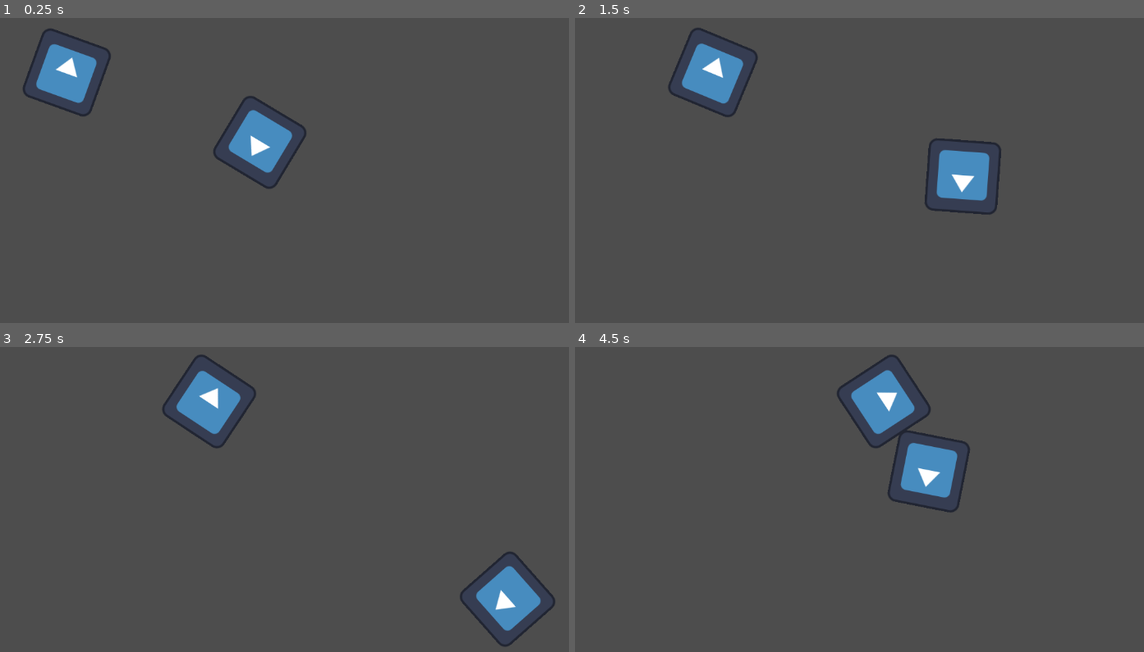
Above: before the commit, frames 1-4 (two rows, left to right).
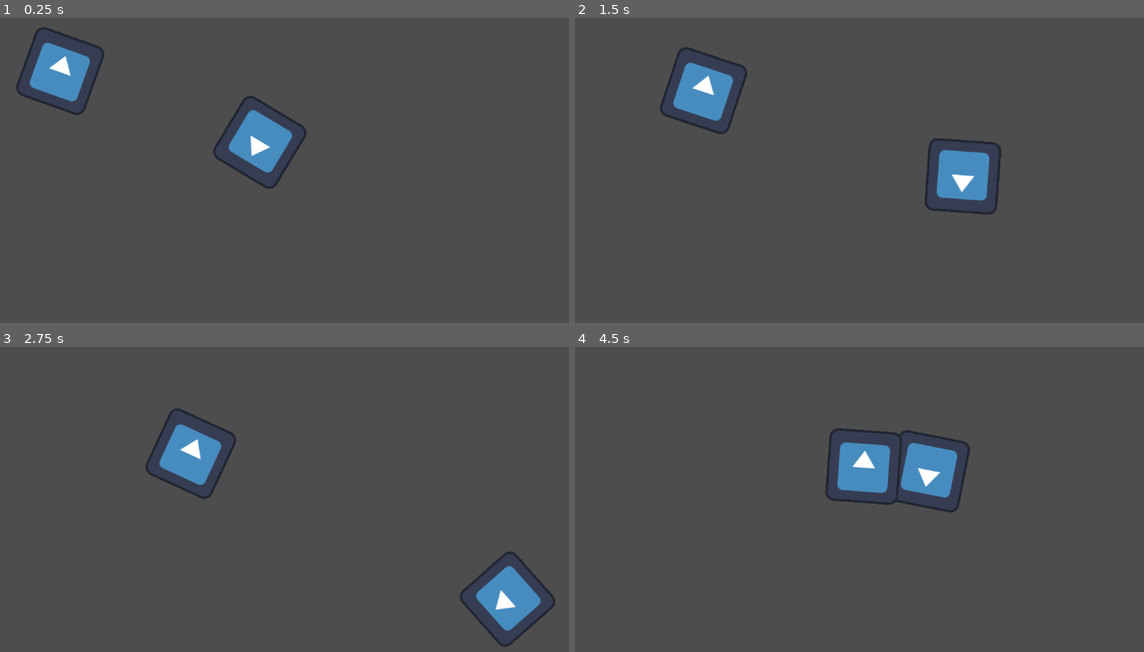
Above: after the commit, the same moments.

Repository: PedroJColon/brackysjam2024
Game: Godot game, scene res://scenes/sandbox.tscn
Same seed, same stepped clock (60 frames per second), same inputs: the game is played once before the commit and once after it. The engine's default icon, where the game draws it, is replaced by a stand-in: a white triangle on a blue panel in a dark square.
Inputs (mouse positions are in pixels of both pictures, inside the frame that each line leads up to):
- Up to frame 1 (0.25 s): no input
- Up to frame 2 (1.5 s): move the mouse to (973, 121) at 0.52 s; hold D (move_right) 0.53-1.28 s; click (973, 121) at 0.67 s; move the mouse to (700, 158) at 1.27 s; hold S (move_down) from 1.28 s (still down)
- Up to frame 3 (2.75 s): move the mouse to (318, 386) at 2.02 s; release S (move_down) at 2.03 s; hold D (move_right) from 2.03 s (still down)
- Up to frame 4 (4.5 s): move the mouse to (796, 542) at 2.77 s; release D (move_right) at 2.78 s; hold W (move_up) 2.78-3.53 s; click (796, 542) at 2.92 s; move the mouse to (1024, 523) at 3.52 s; hold A (move_left) from 3.53 s (still down); move the mouse to (631, 414) at 4.27 s

The runs differ from the first frame. In frame 1, 1.1% of the frame differs, in the area x 2-20%, y 2-33%; in frame 2, 2.0%; in frame 3, 3.4%; in frame 4, 3.6%, in the area x 44-63%, y 2-52%.

Commit message:
Add drone enemy and set basic following behaivor

Diff:
--- /dev/null
+++ b/scenes/drone.tscn
@@ -0,0 +1,25 @@
+[gd_scene load_steps=5 format=3 uid="uid://cpicu3eeqeyvy"]
+
+[ext_resource type="Script" path="res://src/drone.gd" id="1_u4esf"]
+[ext_resource type="Texture2D" uid="uid://bxpjhevftx7c2" path="res://icon.svg" id="2_p6bal"]
+
+[sub_resource type="RectangleShape2D" id="RectangleShape2D_vtfoh"]
+
+[sub_resource type="CircleShape2D" id="CircleShape2D_t6kxk"]
+
+[node name="drone" type="CharacterBody2D"]
+script = ExtResource("1_u4esf")
+
+[node name="CollisionShape2D" type="CollisionShape2D" parent="."]
+shape = SubResource("RectangleShape2D_vtfoh")
+disabled = true
+
+[node name="Sprite2D" type="Sprite2D" parent="."]
+texture = ExtResource("2_p6bal")
+
+[node name="Area2D" type="Area2D" parent="."]
+
+[node name="CollisionShape2D" type="CollisionShape2D" parent="Area2D"]
+shape = SubResource("CircleShape2D_t6kxk")
+
+[connection signal="body_entered" from="Area2D" to="." method="_on_area_2d_body_entered"]
--- a/scenes/enemy.tscn
+++ /dev/null
@@ -1,15 +0,0 @@
-[gd_scene load_steps=4 format=3 uid="uid://cpicu3eeqeyvy"]
-
-[ext_resource type="Script" path="res://src/enemy.gd" id="1_paagd"]
-[ext_resource type="Texture2D" uid="uid://bxpjhevftx7c2" path="res://icon.svg" id="2_igoo2"]
-
-[sub_resource type="RectangleShape2D" id="RectangleShape2D_vtfoh"]
-
-[node name="Enemy" type="Area2D"]
-script = ExtResource("1_paagd")
-
-[node name="CollisionShape2D" type="CollisionShape2D" parent="."]
-shape = SubResource("RectangleShape2D_vtfoh")
-
-[node name="Sprite2D" type="Sprite2D" parent="."]
-texture = ExtResource("2_igoo2")
--- /dev/null
+++ b/scenes/fighter.tscn
@@ -0,0 +1,8 @@
+[gd_scene load_steps=2 format=3 uid="uid://bu6kutvsdo306"]
+
+[sub_resource type="CircleShape2D" id="CircleShape2D_apevl"]
+
+[node name="fighter" type="CharacterBody2D"]
+
+[node name="CollisionShape2D" type="CollisionShape2D" parent="."]
+shape = SubResource("CircleShape2D_apevl")
--- /dev/null
+++ b/scenes/frigate.tscn
@@ -0,0 +1,8 @@
+[gd_scene load_steps=2 format=3 uid="uid://3ihattadquq5"]
+
+[sub_resource type="RectangleShape2D" id="RectangleShape2D_2d3fs"]
+
+[node name="frigate" type="CharacterBody2D"]
+
+[node name="CollisionShape2D" type="CollisionShape2D" parent="."]
+shape = SubResource("RectangleShape2D_2d3fs")
--- /dev/null
+++ b/scenes/game.tscn
@@ -0,0 +1,3 @@
+[gd_scene format=3 uid="uid://cgg0nqjwfukct"]
+
+[node name="Game" type="Node2D"]
--- /dev/null
+++ b/scenes/game_over.tscn
@@ -0,0 +1,9 @@
+[gd_scene format=3 uid="uid://b6n52kphj88s6"]
+
+[node name="GameOver" type="Control"]
+layout_mode = 3
+anchors_preset = 15
+anchor_right = 1.0
+anchor_bottom = 1.0
+grow_horizontal = 2
+grow_vertical = 2
--- /dev/null
+++ b/scenes/main_menu.tscn
@@ -0,0 +1,9 @@
+[gd_scene format=3 uid="uid://d4j5cisupiref"]
+
+[node name="MainMenu" type="Control"]
+layout_mode = 3
+anchors_preset = 15
+anchor_right = 1.0
+anchor_bottom = 1.0
+grow_horizontal = 2
+grow_vertical = 2
--- a/scenes/sandbox.tscn
+++ b/scenes/sandbox.tscn
@@ -1,12 +1,12 @@
 [gd_scene load_steps=3 format=3 uid="uid://b5cdvg5jiw8r8"]
 
 [ext_resource type="PackedScene" uid="uid://dqvh1yao2xovp" path="res://scenes/player.tscn" id="1_nygvq"]
-[ext_resource type="PackedScene" uid="uid://cpicu3eeqeyvy" path="res://scenes/enemy.tscn" id="2_lu8mg"]
+[ext_resource type="PackedScene" uid="uid://cpicu3eeqeyvy" path="res://scenes/drone.tscn" id="2_r2p26"]
 
 [node name="Sandbox" type="Node2D"]
 
 [node name="Player" parent="." instance=ExtResource("1_nygvq")]
 
-[node name="Enemy" parent="." node_paths=PackedStringArray("player") instance=ExtResource("2_lu8mg")]
-position = Vector2(222, 207)
+[node name="drone" parent="." node_paths=PackedStringArray("player") instance=ExtResource("2_r2p26")]
+position = Vector2(212, 196)
 player = NodePath("../Player")
--- /dev/null
+++ b/src/drone.gd
@@ -0,0 +1,21 @@
+extends CharacterBody2D
+
+@export var player: CharacterBody2D
+
+# Called when the node enters the scene tree for the first time.
+func _ready() -> void:
+	pass # Replace with function body.
+
+
+# Called every frame. 'delta' is the elapsed time since the previous frame.
+func _process(delta: float) -> void:
+	velocity = position.direction_to(player.position) * 100
+	move_and_slide()
+	look_at(player.position)
+	pass
+
+
+func _on_area_2d_body_entered(body: Node2D) -> void:
+	queue_free()
+	player.queue_free()
+	pass # Replace with function body.
--- a/src/enemy.gd
+++ /dev/null
@@ -1,23 +0,0 @@
-extends Area2D
-
-@export var player: CharacterBody2D
-
-# Called when the node enters the scene tree for the first time.
-func _ready() -> void:
-	pass # Replace with function body.
-
-
-# Called every frame. 'delta' is the elapsed time since the previous frame.
-func _process(delta: float) -> void:
-	look_at(player.position)
-	# if position is less than player x, move it forward
-	# if oppsoite move it back
-	# if y pos is less than player y, move it down
-	# if y pos is more than player y, move it up
-	# note: keep in mind character body
-	if position < player.position:
-		position.x += 100 * delta
-	if position > player.position:
-		position.x -= 100 * delta
-		#position.y -= player.position.y
-	pass
